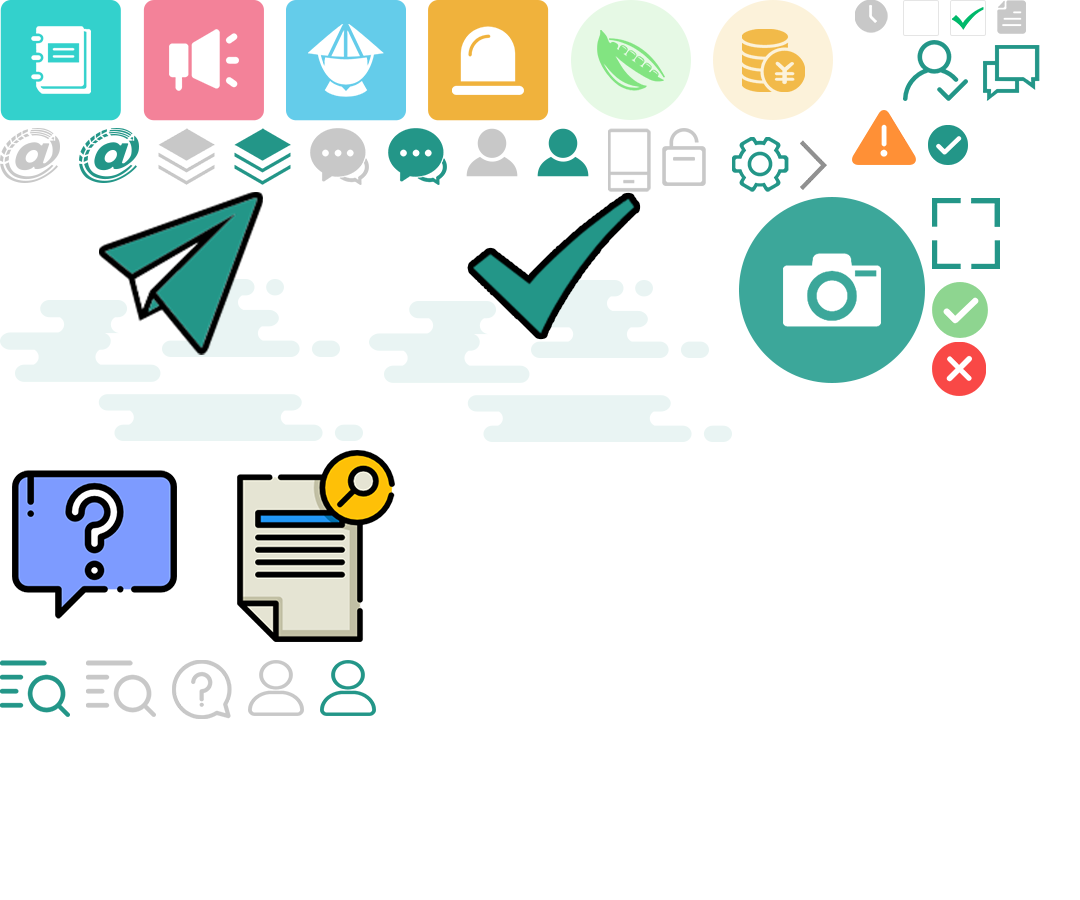
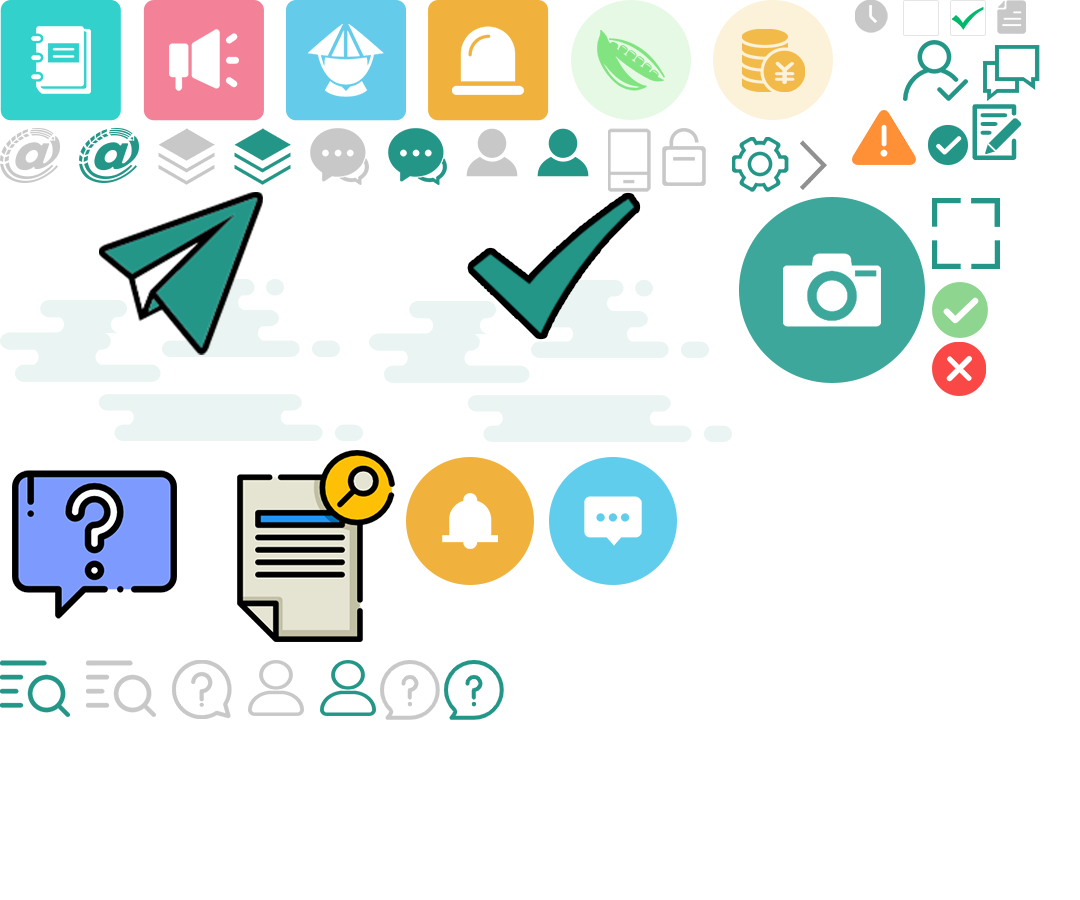
Two versions of the same layered image (1080x900). Layer-by-layer changes:
added layer "图层 24" above "回复 (1)" over [972, 104, 1022, 160]
added layer "回复 (1)" above "系统通知" over [549, 457, 677, 585]
added layer "系统通知" above "椭圆 17" over [442, 493, 498, 549]
added layer "椭圆 17" above "通过" over [406, 457, 534, 585]
added layer "图层 26" above "图层 25" over [444, 660, 504, 720]
added layer "图层 25" above "提问" over [380, 660, 440, 720]
